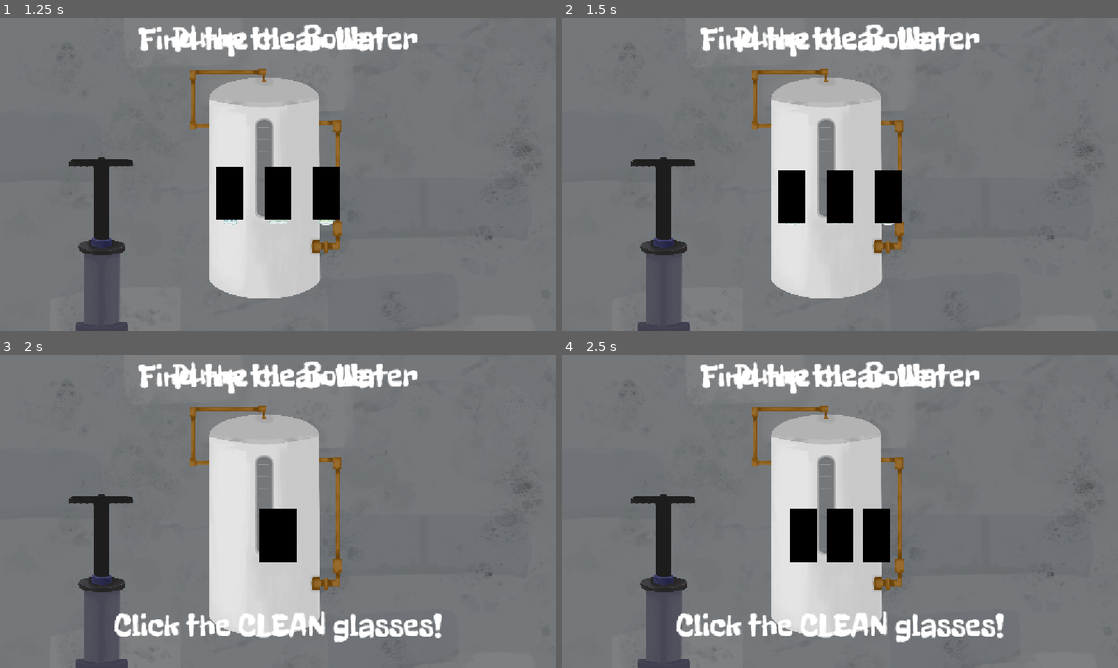
Above: before the commit, frames 1-4 (two rows, left to right).
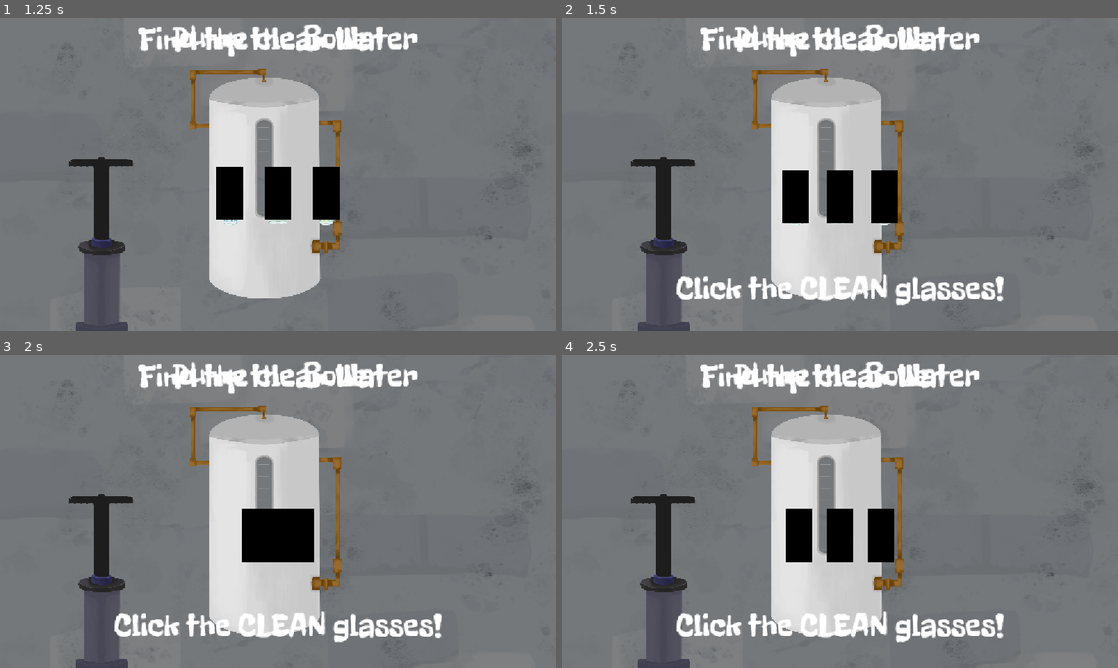
Above: after the commit, the same moments.

Repository: bldng1337/splash
Game: Godot game, scene res://content/W1/L2/main.tscn
The game is run twice, just before and just after one commit, with the same random seed, the same clock (stepped at 60 frames per second) and the same inputs. This scene is started directly instead of the project's main scene. Video files are missing from this copy of the repository; at most half a second of black plays in their place.
Inputs (mouse positions are in pixels of both pictures, inside the frame that each line leads up to):
- Up to frame 1 (1.25 s): tap Enter at 0.5 s; move the mouse to (400, 158) at 0.52 s; click (400, 158) at 0.67 s
- Up to frame 2 (1.5 s): move the mouse to (728, 190) at 1.27 s; click (728, 190) at 1.42 s
- Up to frame 3 (2 s): no input
- Up to frame 4 (2.5 s): move the mouse to (895, 442) at 2.02 s; click (895, 442) at 2.17 s

Frame 1 is identical in both runs. In frame 2, 2.8% of the frame differs, in the area x 20-80%, y 48-92%; in frame 3, 1.1%; in frame 4, 0.6%.

Commit message:
Make even more easier

Diff:
--- a/content/W1/L2/game.gd
+++ b/content/W1/L2/game.gd
@@ -62,13 +62,12 @@
 	spawn_glasses()
 
 func spawn_glasses() -> void:
+	manager.register_objective()
 	var center = get_viewport().get_visible_rect().size/2
 	center.y += 50
 	for i in range(num_glasses):
 		var glass = Glass.new()
 		glass.init()
-		if glass.is_clean:
-			manager.register_objective()
 		var spacing = 100
 		var total_width = (num_glasses - 1) * spacing
 		var x = center.x - total_width / 2.0 + i * spacing
@@ -109,8 +108,10 @@
 	var interval=swap_time/(swaps+1)
 	for glass in glasses:
 		glass.hide()
+	await get_tree().create_timer(0.8).timeout
 	for i in range(swaps):
-		await get_tree().create_timer(interval).timeout
+		if i>=1:
+			await get_tree().create_timer(interval).timeout
 		var a=int(randi()%num_glasses)
 		var b=int(randi()%num_glasses)
 		for _i in range(100):
--- a/content/W2/L2/scripts/drop.gd
+++ b/content/W2/L2/scripts/drop.gd
@@ -13,7 +13,6 @@
 	else:
 		sprite.texture = load("res://assets/W2L2/Raindrop%d.png" % (1+randi() % 5))
 
-
 func _process(delta: float) -> void:
 	speed+=(delta*600)*(manager.get_difficulty()+0.5)
 	global_position+=Vector2(0,speed*delta)
--- a/general/screens/game_over/game_over.gd
+++ b/general/screens/game_over/game_over.gd
@@ -5,13 +5,11 @@
 @export var try_again_button: Button
 @export var main_menu_button: Button
 
-
 func _ready() -> void:
 	score_label.text = "%d" % manager.score
 	var total_time = (Time.get_ticks_msec()/1000.0) - manager.global_time
 	time_label.text = "%.2f" % total_time
 	try_again_button.pressed.connect(on_try_again_pressed)
 
-
 func on_try_again_pressed() -> void:
 	manager.reset_game()
